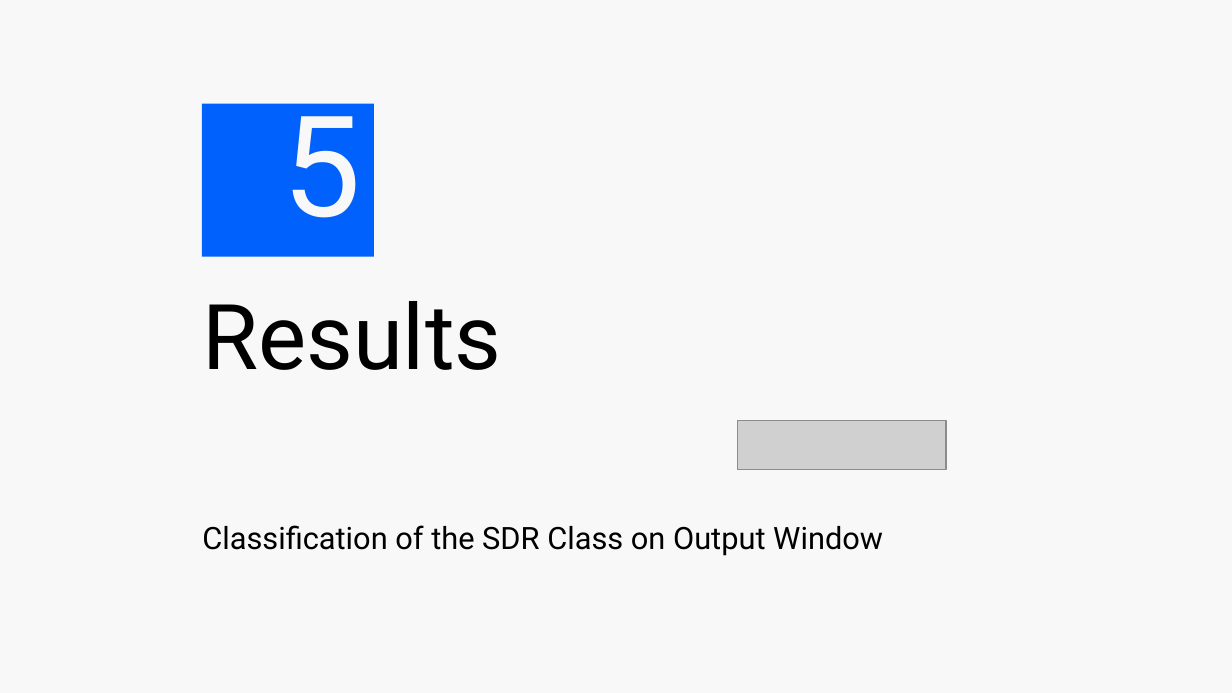
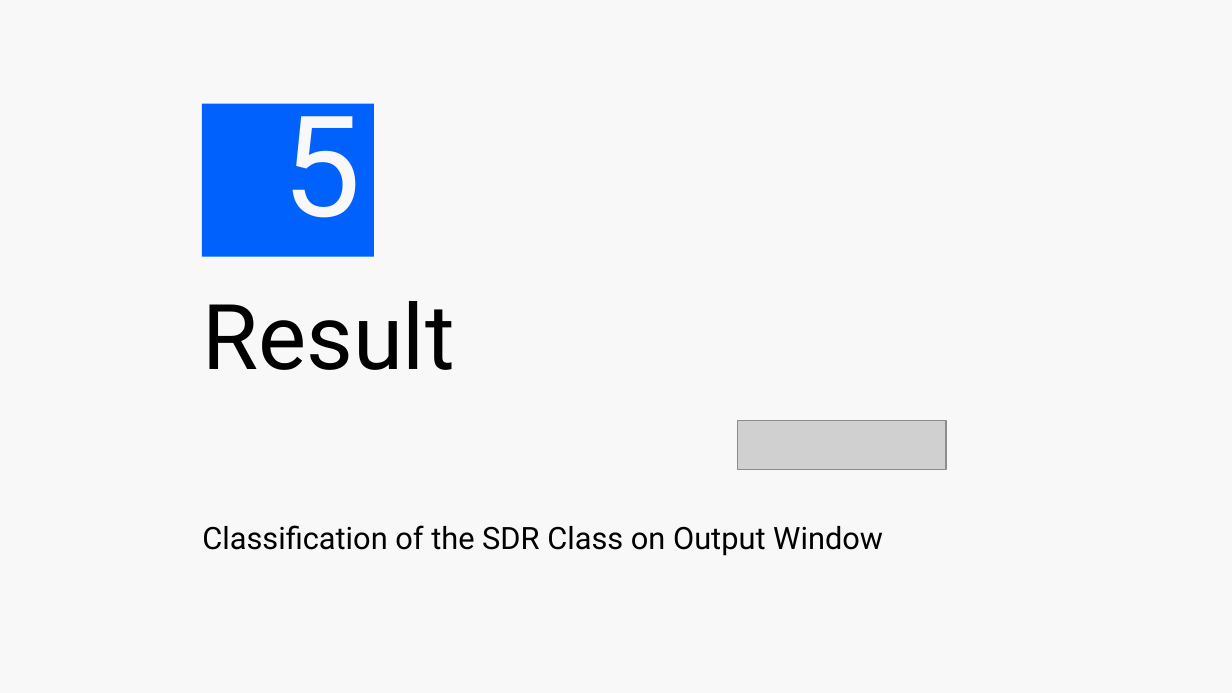
Before and after one commit to muhammadharis-97/K-Nearest-Neighbors-KNN-on-a-sparse-distribution-representation, a slide deck: slide 18 of Myproject/Documentation/Investigate and Implement KNN Classifier_Global Variable-Project_presentation.pptx (slide 17 before the commit). Drawn at 1232x693 pixels with LibreOffice and Linux fonts; fonts in the diff are those of the drawing; grey boxes stand for pictures; background and template pictures are left out. Boxes give left, top, right and bottom in pixels: in the first picture for what was removed or moved away, otherwise in the second. Text is boxed around its words. In the diff, an @@ line names an element or a change of style, - is before the commit and + after.

```diff
--- a/Myproject/Documentation/Investigate and Implement KNN Classifier_Global Variable-Project_presentation.pptx
+++ b/Myproject/Documentation/Investigate and Implement KNN Classifier_Global Variable-Project_presentation.pptx
@@ title at box(202, 301, 454, 370): text changed @@
-Results
+Result
```
Also in this commit, not shown: 6 other slides changed, 6 slides added, 1 slide removed, 2 other files.
